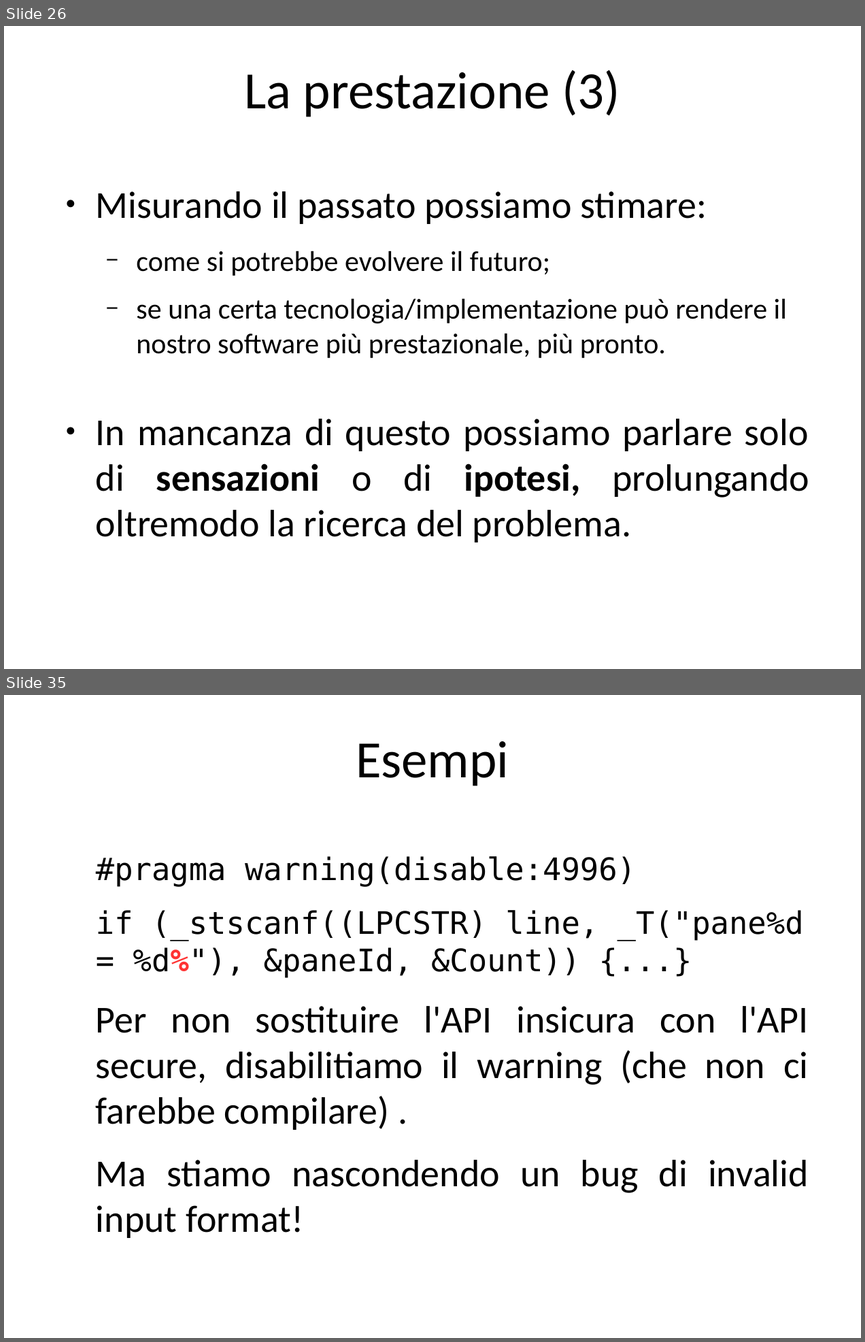
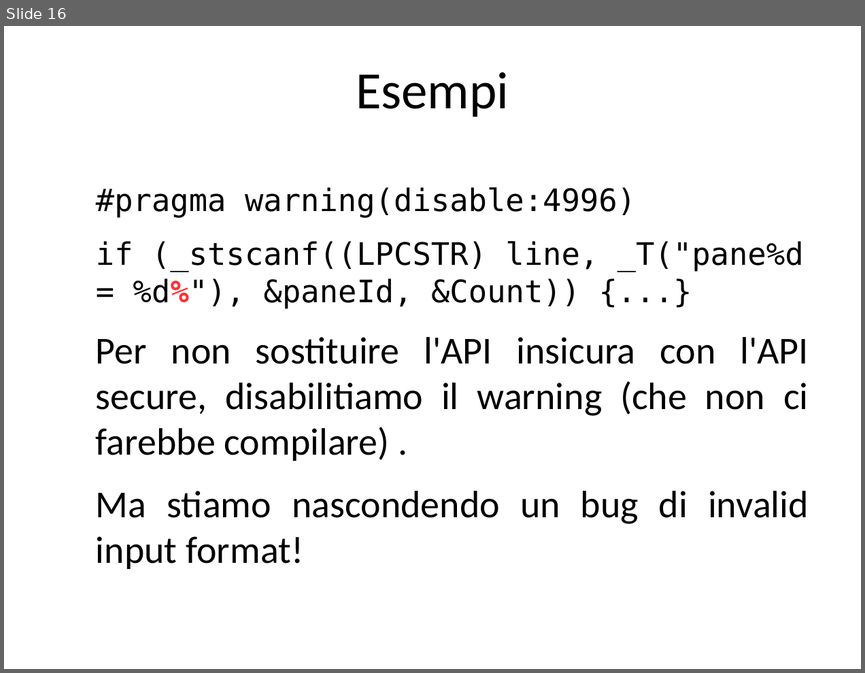
Before and after one commit to guidop/CDays14, a slide deck: CDays14.odp. Shown one above the other, each under a label of ours: slides 26 and 35 before the commit, slide 16 after it; the slides between them are not shown. The pictures are 865x1342 and 865x673 pixels, drawn with LibreOffice and Linux fonts; fonts in the diff are those of the drawing. Boxes give left, top, right and bottom in pixels: in the first picture for what was removed or moved away, otherwise in the second. Text is boxed around its words. In the diff, an @@ line names an element or a change of style, - is before the commit and + after.

```diff
--- a/CDays14.odp
+++ b/CDays14.odp
@@ slide 26 removed at [4,26,861,669], background #FFFFFF @@
@@ title removed at [244,70,620,117] @@
-La prestazione (3)
@@ text removed at [96,191,809,542] @@
-● Misurando il passato possiamo stimare:
-  − come si potrebbe evolvere il futuro;
-  − se una certa tecnologia/implementazione può rendere il nostro software più prestazionale, più pronto.
-● In mancanza di questo possiamo parlare solo di sensazioni o di ipotesi, prolungando oltremodo la ricerca del problema.
@@ what was slide 35 is now slide 16 @@
```
Also in this commit, not shown: 5 slides changed, 12 slides added, 26 other slides removed, 10 other files.
